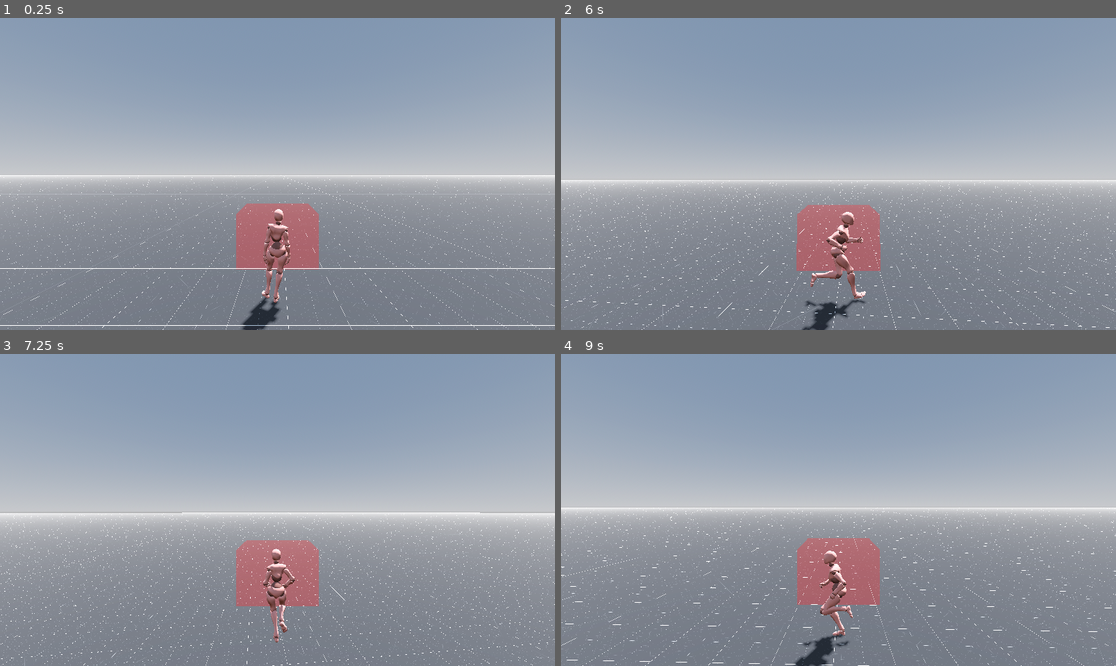
Above: before the commit, frames 1-4 (two rows, left to right).
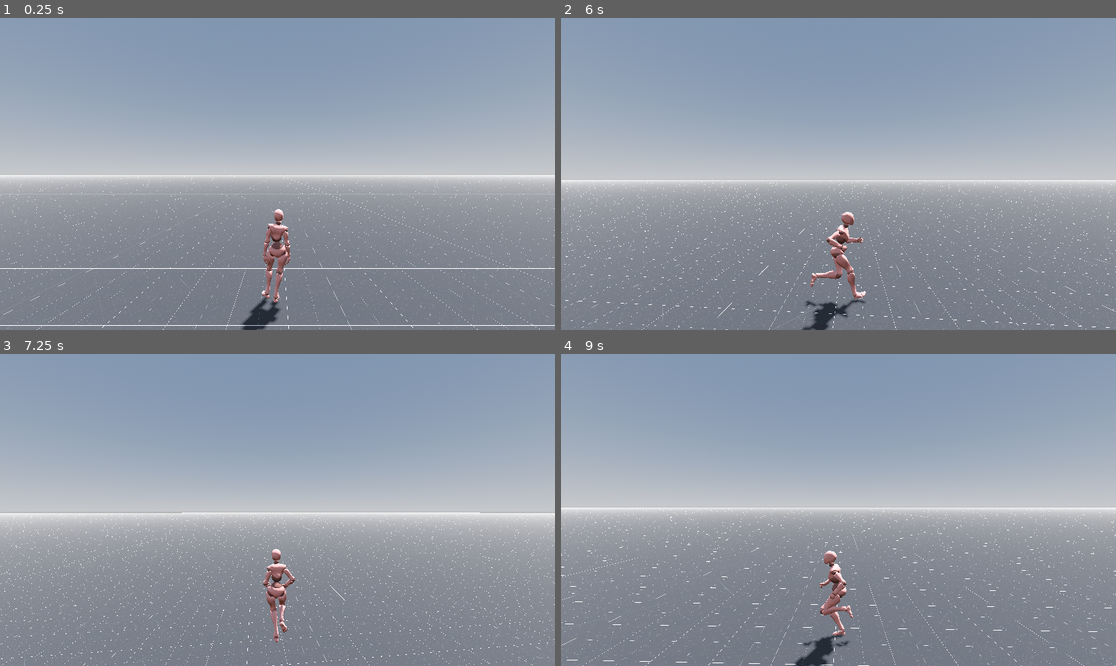
Above: after the commit, the same moments.

Repository: joelkarn/veiled-deceit
Game: Godot game, scene res://scenes/main.tscn
Same seed, same stepped clock (60 frames per second), same inputs: the game is played once before the commit and once after it.
Inputs (mouse positions are in pixels of both pictures, inside the frame that each line leads up to):
- Up to frame 1 (0.25 s): no input
- Up to frame 2 (6 s): tap Enter (ui_accept) at 0.5, 0.77, 1.52, 3.02, 3.77, 4.52 s; move the mouse to (866, 174) at 0.52 s; press the mouse at (866, 174) at 0.53 s; hold W (forward) 0.53-5.78 s; move the mouse to (810, 174) at 1.27 s; release the mouse at (810, 174) at 1.28 s; click (810, 174) at 1.35 s; move the mouse to (849, 167) at 2.02 s; press the mouse at (849, 167) at 2.03 s; move the mouse to (832, 180) at 2.77 s; release the mouse at (832, 180) at 2.78 s; click (832, 180) at 2.85 s; move the mouse to (877, 177) at 3.52 s; press the mouse at (877, 177) at 3.53 s; move the mouse to (794, 170) at 4.27 s; release the mouse at (794, 170) at 4.28 s; click (794, 170) at 4.35 s; move the mouse to (844, 174) at 5.02 s; press the mouse at (844, 174) at 5.03 s; move the mouse to (816, 167) at 5.77 s; release the mouse at (816, 167) at 5.78 s; hold D (right) from 5.78 s (still down); click (816, 167) at 5.85 s
- Up to frame 3 (7.25 s): tap Enter (ui_accept) at 6.02, 6.77 s; move the mouse to (305, 510) at 6.52 s; release D (right) at 6.53 s; press the mouse at (305, 510) at 6.53 s; hold W (forward) from 6.53 s (still down)
- Up to frame 4 (9 s): move the mouse to (810, 510) at 7.27 s; release the mouse at (810, 510) at 7.28 s; click (810, 510) at 7.35 s; tap Enter (ui_accept) at 7.52 s; move the mouse to (849, 503) at 8.02 s; press the mouse at (849, 503) at 8.03 s; move the mouse to (832, 516) at 8.77 s; release W (forward) at 8.78 s; release the mouse at (832, 516) at 8.78 s; hold A (left) from 8.78 s (still down); click (832, 516) at 8.85 s

The runs differ from the first frame. In frame 1, 2.5% of the frame differs, in the area x 42-58%, y 59-81%; in frame 2, 2.6%; in frame 3, 2.6%; in frame 4, 2.7%.

Commit message:
enemy flashes red and it's easy to toggle debug melee attack box for player

Diff:
--- a/scripts/enemy.gd
+++ b/scripts/enemy.gd
@@ -5,8 +5,15 @@
 
 @onready var mesh_instance: MeshInstance3D = $MeshInstance3D
 
+var original_material: StandardMaterial3D
+var is_flashing := false
+
 func _ready():
 	health = max_health
+	# Create a unique material for this enemy
+	original_material = StandardMaterial3D.new()
+	original_material.albedo_color = Color.WHITE
+	mesh_instance.material_override = original_material
 
 func take_damage(amount: float) -> void:
 	health -= amount
@@ -20,13 +27,17 @@
 		die()
 
 func flash_damage() -> void:
-	# Create a brief red flash effect
-	var material = mesh_instance.get_active_material(0)
-	if material:
-		var original_color = material.albedo_color
-		material.albedo_color = Color.RED
-		await get_tree().create_timer(0.1).timeout
-		material.albedo_color = original_color
+	# Prevent overlapping flashes
+	if is_flashing:
+		return
+
+	is_flashing = true
+	# Flash red
+	original_material.albedo_color = Color.RED
+	await get_tree().create_timer(0.15).timeout
+	# Flash back to white
+	original_material.albedo_color = Color.WHITE
+	is_flashing = false
 
 func die() -> void:
 	print("Enemy died!")
--- a/scripts/player.gd
+++ b/scripts/player.gd
@@ -17,24 +17,24 @@
 
 var is_jumping := false
 
-const MELEE_COOLDOWN_SECONDS := 0.5
-const MELEE_WINDOW_SECONDS := 0.1
-const MELEE_DAMAGE := 10
+const AUTO_ATTACK_COOLDOWN := 0.5
+const AUTO_ATTACK_WINDOW_SECONDS := 0.1
+const AUTO_ATTACK_DAMAGE := 10
 # Local offset of the hitbox relative to the player (in front, chest height)
 const MELEE_OFFSET := Vector3(0.0, 1.0, -1.2)
 # Size of the hitbox (BoxShape3D): width (X), height (Y), depth (Z forward)
 const MELEE_BOX_SIZE := Vector3(1.8, 1.2, 1.6)
 
-var melee_on_cooldown := false
+var auto_attack_on_cooldown := false
 var melee_area: Area3D
 var melee_shape: CollisionShape3D
-var melee_active := false
+var auto_attack_active := false
 var already_hit := {} # Dictionary used as a set to prevent multi-hits per swing
 
 # --------------------------
 # Debugging (hitbox visual)
 # --------------------------
-@export var show_melee_debug := true
+@export var show_melee_debug := false
 var melee_debug_mesh: MeshInstance3D
 var melee_debug_mat_idle: StandardMaterial3D
 var melee_debug_mat_active: StandardMaterial3D
@@ -49,13 +49,16 @@
 	if event is InputEventMouseMotion:
 		# Rotate player (horizontal)
 		rotate_y(deg_to_rad(-event.relative.x * sens_horizontal))
+		camera_mount.rotate_x(deg_to_rad(-event.relative.y * sens_vertical))
+		# TODO: decide what to do here, it's more obvious where player is looking
+		# without the visuals.rotate...
 		# Rotate only visuals so player model doesn't rotate when standing still
-		visuals.rotate_y(deg_to_rad(event.relative.x * sens_horizontal))
+		#visuals.rotate_y(deg_to_rad(event.relative.x * sens_horizontal))
 		# Rotate camera (vertical)
-		camera_mount.rotate_x(deg_to_rad(-event.relative.y * sens_vertical))
+
 
 	if event.is_action_pressed("attack"):
-		attack()
+		auto_attack()
 
 func _physics_process(delta: float) -> void:
 	# no input: (0, 0), right: (0, 1), forward: (0, -1), left back: (-0.707107, 0.707107)
@@ -176,15 +179,15 @@
 # ----------------------------
 # Melee attack flow
 # ----------------------------
-func attack() -> void:
-	if melee_active:
-		return
-
-	if melee_on_cooldown:
-		return
-
-	melee_active = true
-	melee_on_cooldown = true
+func auto_attack() -> void:
+	if auto_attack_active:
+		return
+
+	if auto_attack_on_cooldown:
+		return
+
+	auto_attack_active = true
+	auto_attack_on_cooldown = true
 	already_hit.clear()
 
 	if animation_player and animation_player.has_animation("attack"):
@@ -192,18 +195,18 @@
 
 	# Enable hitbox for the short active window
 	_enable_melee_area(true)
-	await get_tree().create_timer(MELEE_WINDOW_SECONDS).timeout
+	await get_tree().create_timer(AUTO_ATTACK_WINDOW_SECONDS).timeout
 	_enable_melee_area(false)
 
-	melee_active = false
+	auto_attack_active = false
 
 	# Cooldown timer before next attack allowed
-	await get_tree().create_timer(MELEE_COOLDOWN_SECONDS).timeout
-	melee_on_cooldown = false
+	await get_tree().create_timer(AUTO_ATTACK_COOLDOWN).timeout
+	auto_attack_on_cooldown = false
 
 # Called when a body enters the hitbox during the active window
 func _on_melee_area_body_entered(body: Node) -> void:
-	if not melee_active:
+	if not auto_attack_active:
 		return
 
 	if already_hit.has(body):
@@ -212,7 +215,7 @@
 	already_hit[body] = true
 
 	if body.has_method("take_damage"):
-		body.take_damage(MELEE_DAMAGE)
+		body.take_damage(AUTO_ATTACK_DAMAGE)
 
 # ----------------------------
 # Debug mesh for the hitbox
@@ -251,11 +254,11 @@
 	if melee_debug_mesh == null:
 		return
 
+	# Always base visibility purely on this one flag
+	melee_debug_mesh.visible = show_melee_debug
+
 	if not show_melee_debug:
-		melee_debug_mesh.visible = false
-		return
-
-	melee_debug_mesh.visible = true
+		return
 
 	if active:
 		melee_debug_mesh.material_override = melee_debug_mat_active
